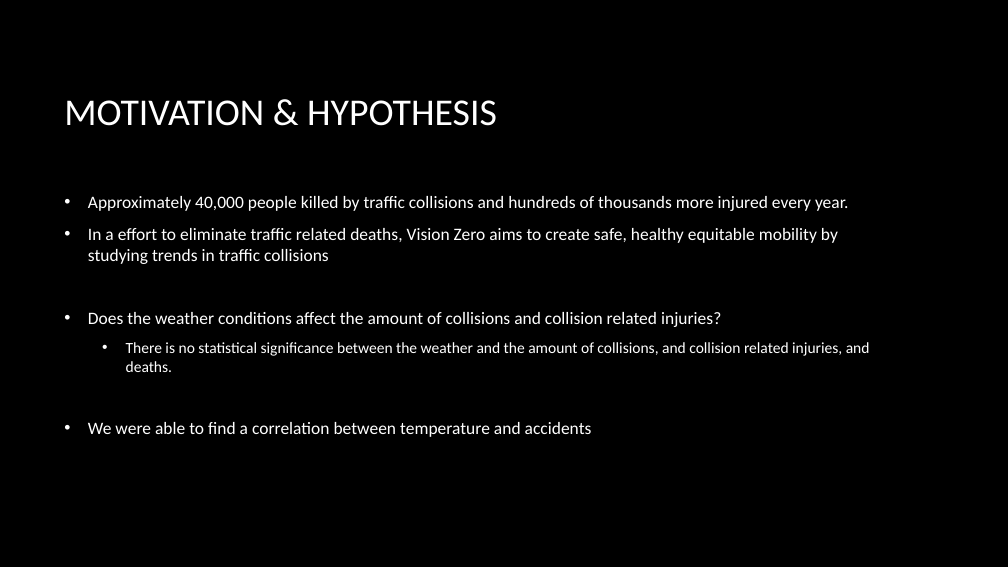
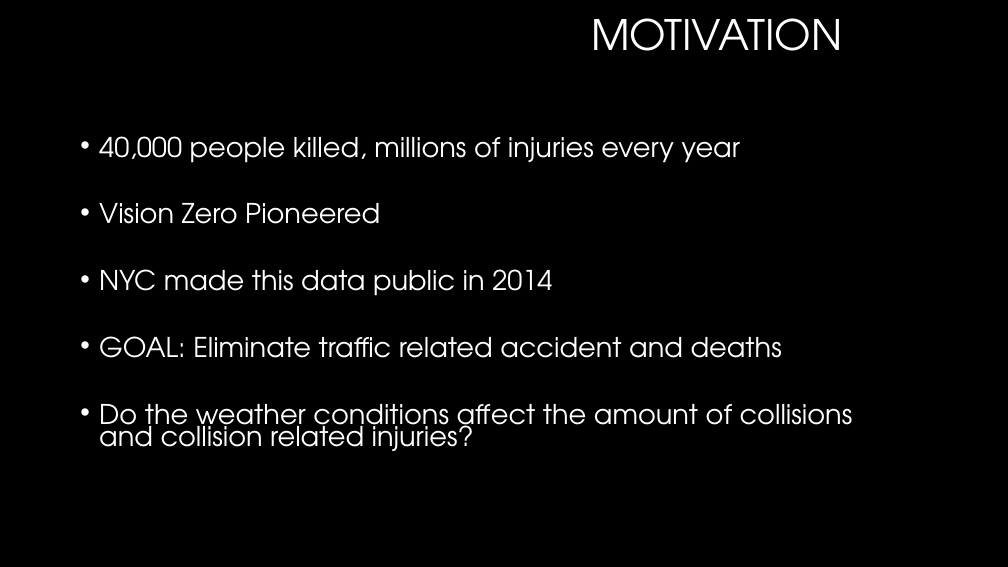
Before and after one commit to huntercash/ProjectOne, a slide deck: slide 2 of reports/Presentation1.pptx. Drawn at 1008x567 pixels with LibreOffice and Linux fonts; fonts in the diff are those of the drawing; background and template pictures are left out. Boxes give left, top, right and bottom in pixels: in the first picture for what was removed or moved away, otherwise in the second. Text is boxed around its words. In the diff, an @@ line names an element or a change of style, - is before the commit and + after.

```diff
--- a/reports/Presentation1.pptx
+++ b/reports/Presentation1.pptx
@@ title at box(591, 18, 842, 51): text changed; size 36 to 40 pt; font Calibri to TeX Gyre Adventor @@
-MOTIVATION & HYPOTHESIS
+MOTIVATION
@@ text "40,000 people killed, millions of ..." at box(99, 136, 853, 451): vertical alignment middle to top @@
@@ text at box(99, 136, 853, 451): text changed; size 16.6 to 25.9 pt; font Calibri to TeX Gyre Adventor @@
-• Approximately 40,000 people killed by traffic collisions and hundreds of thousands more injured every year.
-• In a effort to eliminate traffic related deaths, Vision Zero aims to create safe, healthy equitable mobility by studying trends in traffic collisions
-• Does the weather conditions affect the amount of collisions and collision related injuries?
-  • There is no statistical significance between the weather and the amount of collisions, and collision related injuries, and deaths.
-• We were able to find a correlation between temperature and accidents
+• 40,000 people killed, millions of injuries every year
+• Vision Zero Pioneered
+• NYC made this data public in 2014
+• GOAL: Eliminate traffic related accident and deaths
+• Do the weather conditions affect the amount of collisions and collision related injuries?
```
Also in this commit, not shown: 18 other slides changed, 2 slides added, 2 slides removed, 19 other files.
